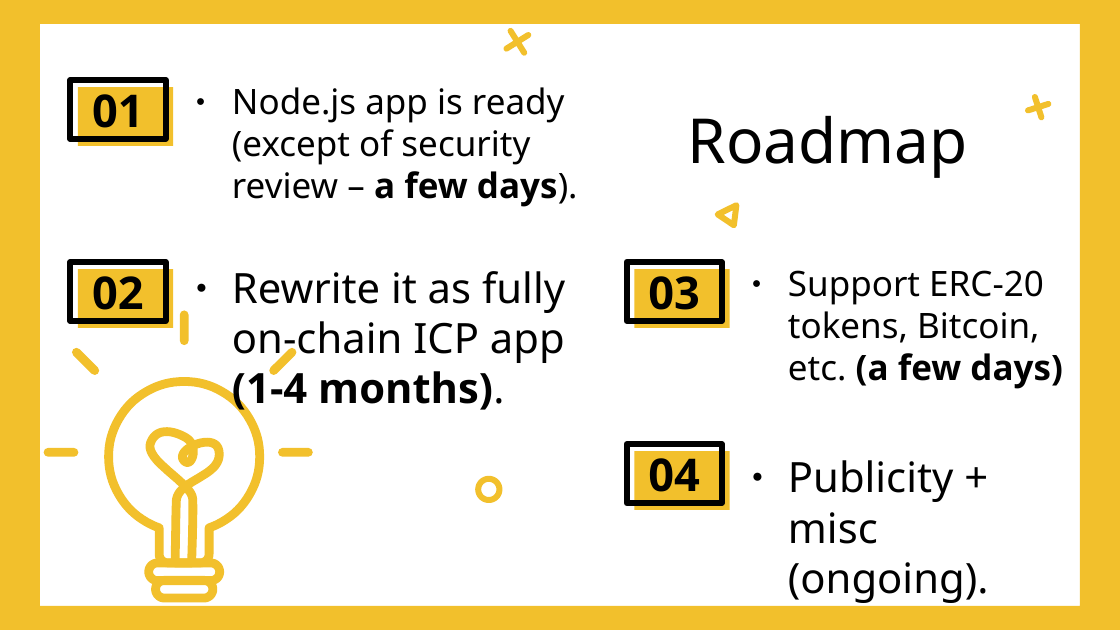
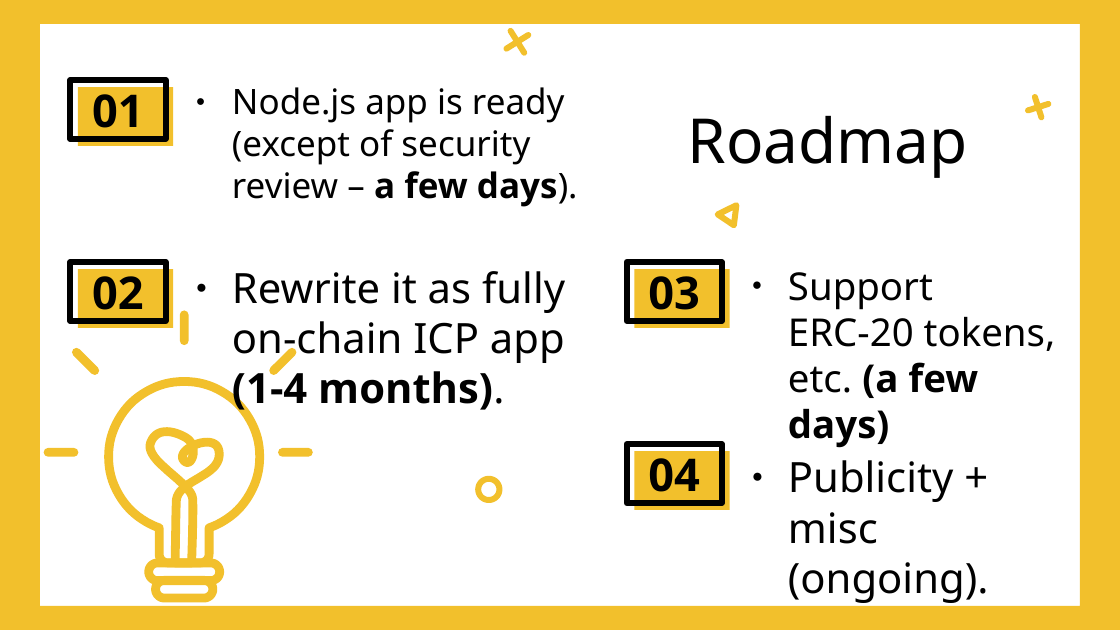
Before and after one commit to vporton/meritocracy, a slide deck: slide 4 of docs/pitchdeck.odp. Drawn at 1120x630 pixels with LibreOffice and Linux fonts; fonts in the diff are those of the drawing. Boxes give left, top, right and bottom in pixels: in the first picture for what was removed or moved away, otherwise in the second. Text is boxed around its words. In the diff, an @@ line names an element or a change of style, - is before the commit and + after.

```diff
--- a/docs/pitchdeck.odp
+++ b/docs/pitchdeck.odp
@@ text at (788,272,1056,448): text changed; size 24.8 to 27.2 pt @@
-● Support ERC-20 tokens, Bitcoin, etc. (a few days)
+● Support ERC-20 tokens, etc. (a few days)
```
Also in this commit, not shown: 4 other slides changed, 1 slide added.
